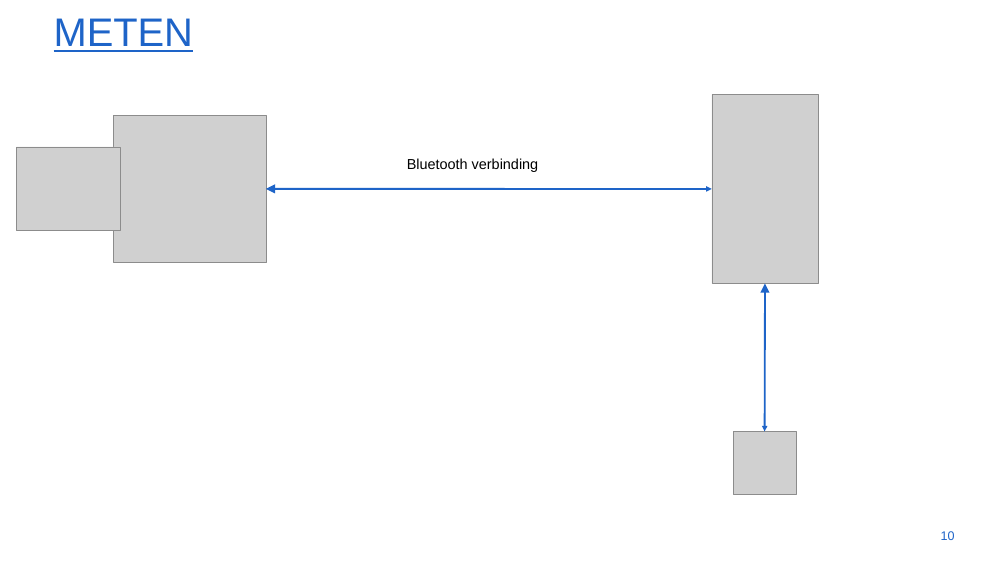
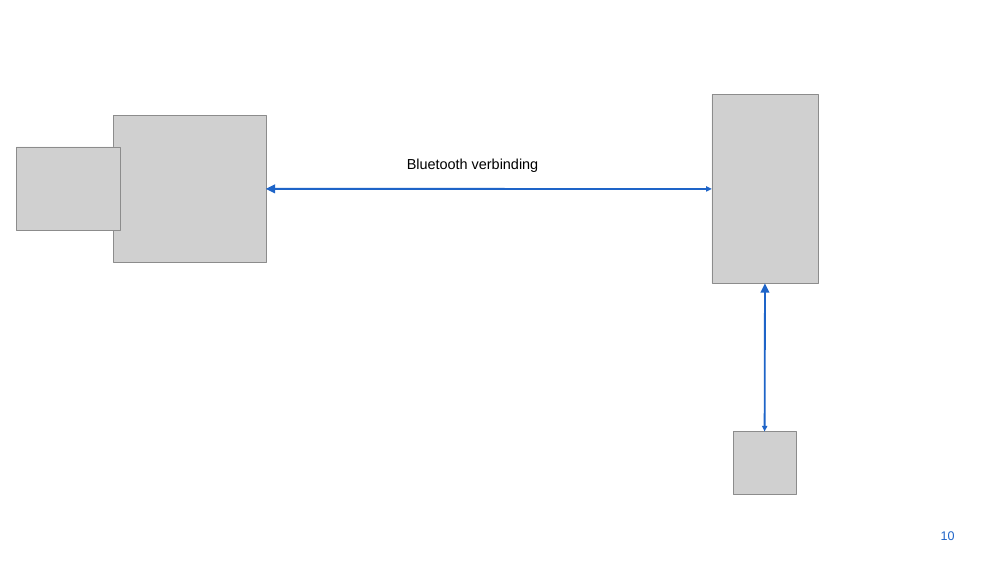
Before and after one commit to ethienpont/Ontwerp-en-ontwikkeling-van-een-Android-gezondheidsapplicatie-gefocust-op-rope-skipping, a slide deck: slide 10 of presentatie - 19 april.pptx. Drawn at 1008x567 pixels with LibreOffice and Linux fonts; fonts in the diff are those of the drawing; grey boxes stand for pictures; background and template pictures are left out. Boxes give left, top, right and bottom in pixels: in the first picture for what was removed or moved away, otherwise in the second. Text is boxed around its words. In the diff, an @@ line names an element or a change of style, - is before the commit and + after.

```diff
--- a/presentatie - 19 april.pptx
+++ b/presentatie - 19 april.pptx
@@ title removed at box(54, 18, 193, 52) @@
-METEN
```
Also in this commit, not shown: 2 other slides changed, 43 other files.
